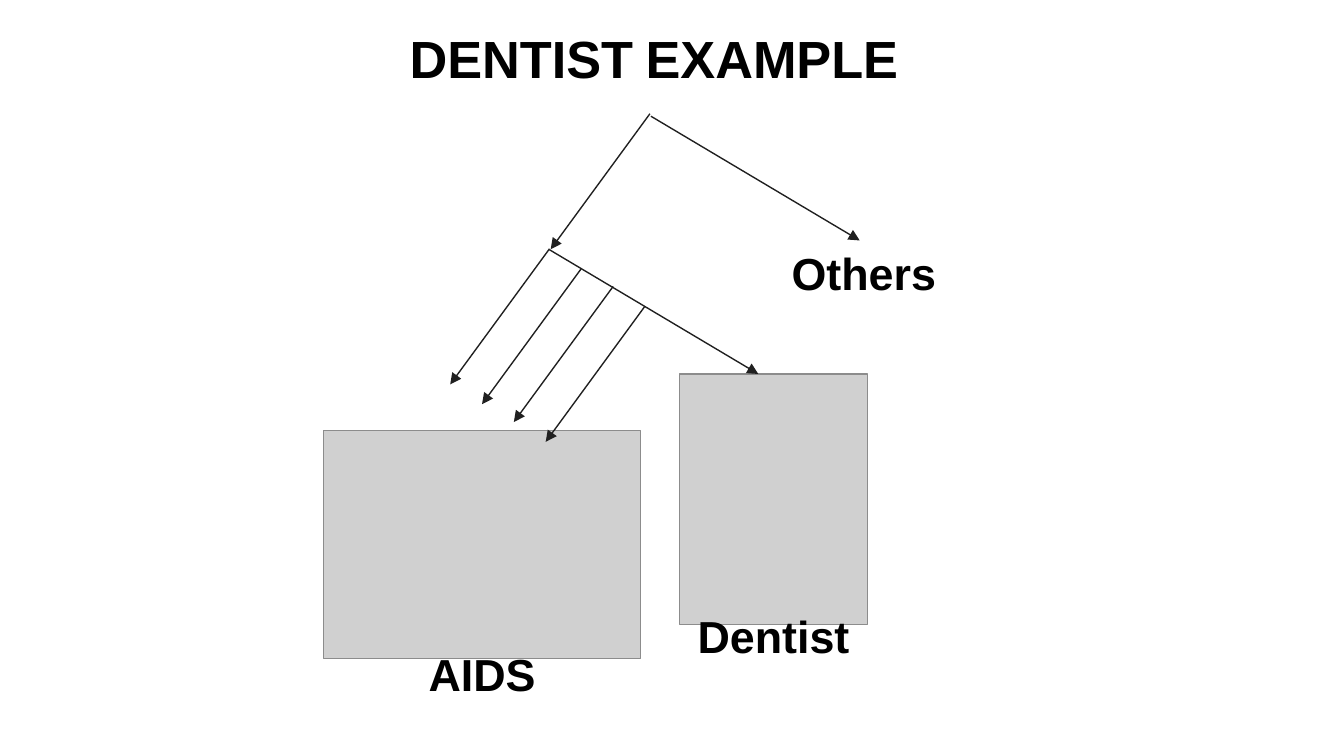
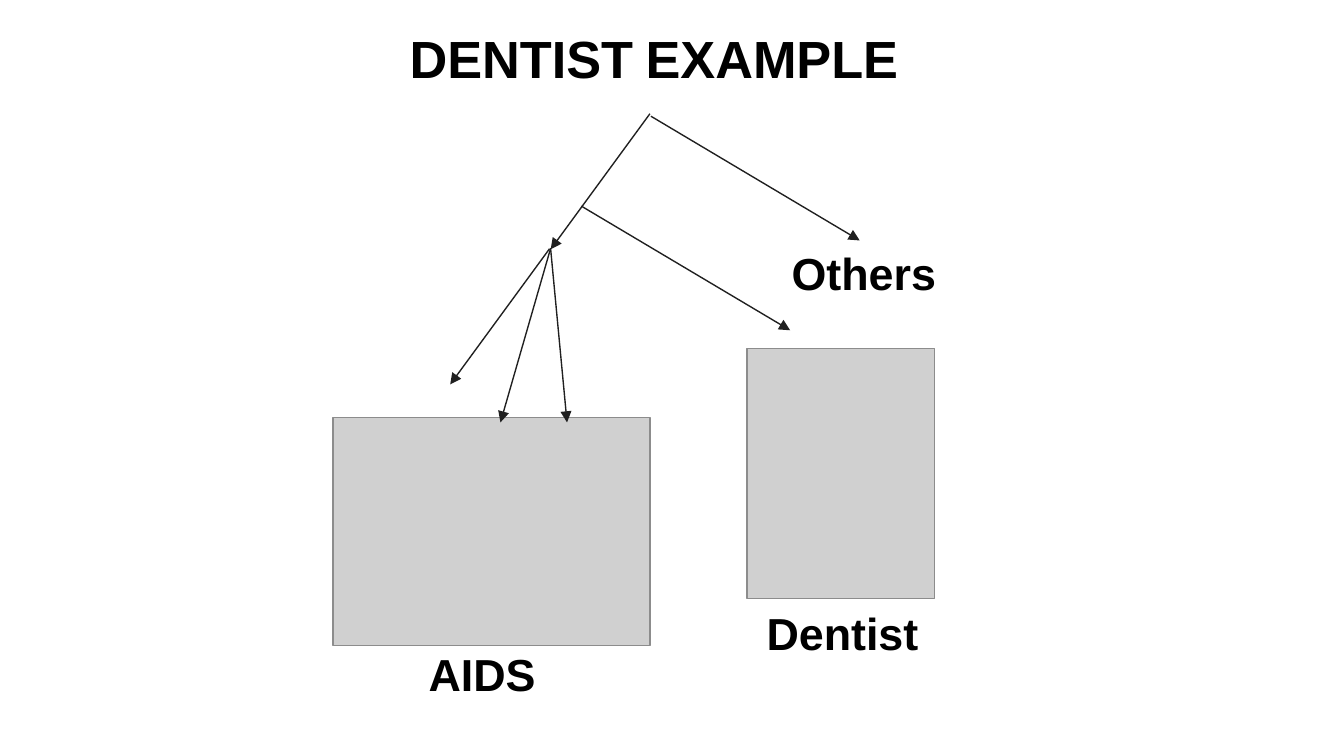
Before and after one commit to iharnoor/PhylogeneticNetworks, a slide deck: slide 13 of Notes/Research.PPTX (slide 9 before the commit). Drawn at 1344x756 pixels with LibreOffice and Linux fonts; fonts in the diff are those of the drawing; grey boxes stand for pictures. Boxes give left, top, right and bottom in pixels: in the first picture for what was removed or moved away, otherwise in the second. Text is boxed around its words. In the diff, an @@ line names an element or a change of style, - is before the commit and + after.

```diff
--- a/Notes/Research.PPTX
+++ b/Notes/Research.PPTX
@@ arrow moved from (550, 250) - (758, 374) to (582, 206) - (790, 331) @@
@@ arrow moved from (582, 269) - (482, 405) to (551, 249) - (500, 422) @@
@@ arrow moved from (613, 286) - (513, 422) to (551, 250) - (567, 422) @@
@@ arrow removed from (645, 306) to (546, 442) @@
@@ picture: place and size @@
-picture at (680, 374, 868, 624)
+picture at (747, 348, 935, 598)
@@ picture: place and size @@
-picture at (324, 430, 641, 659)
+picture at (333, 418, 650, 646)
@@ text "Dentist": place and size @@
-text "Dentist" at (698, 620, 850, 654)
+text "Dentist" at (767, 617, 919, 651)
```
Also in this commit, not shown: 1 other slide changed, 8 slides added, 2 slides removed.
